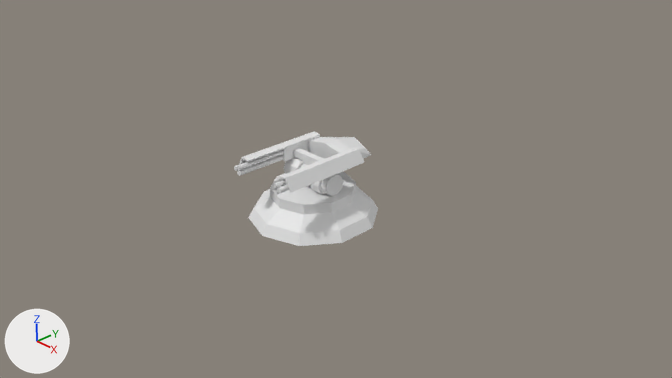
The Blender file Project-LeftKnut/Assets/Models/turrent.blend: old version first, new version second.
Before and after are seen from the file's camera 'Camera'. Arrows for +X, +Y and +Z are at lower left; the lights stay in place.

The first picture shows 'Platform', 'Turrent'.
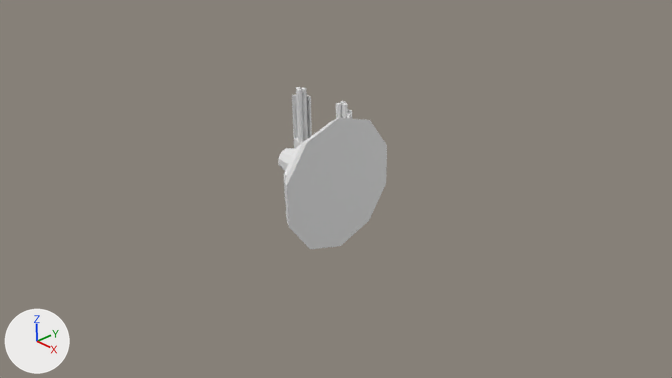
Where the newer file only moved an object's origin or applied its transform, the numbers keep the older frame.

Diff of the bpy script that builds the scene:
```diff
--- a/Project-LeftKnut/Assets/Models/turrent.blend.py
+++ b/Project-LeftKnut/Assets/Models/turrent.blend.py
@@ me_cylinder_002 @@
 # used by ob_turrent; location = (0.0, 0.0, 0.65); rotation_euler = (1.571, 3.456, 1.571), in degrees (90, 198, 90); scale = (0.169, 0.166, 0.48)
-me_cylinder_002.from_pydata(...)  # 404 vertices, 348 faces; spans x -4.62..6.49, y -3.73..1.23, z -2.61..2.61
+me_cylinder_002.from_pydata(...)  # 398 vertices, 348 faces; spans x -1.26..1.26, y -0.19..0.48, z -0.87..1.04
+# me_cylinder_002 part 2: the loose piece of 170 vertices spanning x -1.17..1.17, y -1.93..1.23, z -1.0..1.0 is multiplied about the mesh origin by the matrix ((0.0, 0.0, 0.48), (0.052, -0.158, 0.0), (0.161, 0.051, 0.0))
+# me_cylinder_002 part 3: a new loose piece, a 10-sided cylinder along z spanning x -0.453..-0.379, y 0.199..0.275, z -0.004..1.039
+# me_cylinder_002 part 4: the loose piece of 30 vertices spanning x 0.43..6.42, y -1.87..0.51, z 0.94..1.09 is multiplied about the mesh origin by the matrix ((0.0, 0.0, -0.48), (0.052, -0.158, 0.0), (0.161, 0.051, 0.0))
+# me_cylinder_002 part 5: a new loose piece, a 10-sided cylinder along z spanning x -0.45..-0.376, y 0.287..0.363, z -0.004..1.039
+# me_cylinder_002 part 6: a new loose piece, a 10-sided cylinder along z spanning x 0.379..0.453, y 0.199..0.275, z -0.004..1.039
+# me_cylinder_002 part 7: the loose piece of 30 vertices spanning x 0.43..6.42, y -1.87..0.51, z -1.09..-0.94 is multiplied about the mesh origin by the matrix ((0.0, 0.0, -0.48), (0.052, -0.158, 0.0), (0.161, 0.051, 0.0))
+# me_cylinder_002 part 8: a new loose piece of 86 vertices spanning x -0.6..0.6, y 0.13..0.45, z -0.87..0.91
+# me_cylinder_002 part 9: the loose piece of 20 vertices spanning x 0.34..6.33, y -1.59..0.79, z -0.94..-0.79 is deleted
+# me_cylinder_002 part 10: 154 vertices removed from x -4.62..6.49, y -3.73..0.79, z -2.61..2.61; 1 vertex added at x 1.26, y 0.48, z 0.0
@@ me_cylinder_001 @@
 me_cylinder_001.from_pydata(...)  # 50 vertices, 42 faces; spans x -0.95..0.95, y -1.0..1.0, z -1.0..-0.52
 # used by ob_platform; location = (0.0, 0.0, 1.01)
+# me_cylinder_001 part 1: the whole mesh is multiplied about its middle by the matrix ((0.0, 0.0, -1.0), (-1.0, 0.0, 0.0), (0.0, 1.0, 0.0)), then moved by (0.51, -0.16, 0.56)
@@ ob_turrent @@
 ob_turrent = bpy.data.objects.new('Turrent', me_cylinder_002)
-ob_turrent.location = (0.0, 0.0, 0.65)
-ob_turrent.rotation_euler = (1.571, 3.456, 1.571)  # degrees (90, 198, 90)
-ob_turrent.scale = (0.169, 0.166, 0.48)
+ob_turrent.location = (0.08, -0.16, 0.85)
```

Boxes (x1, y1, x2, y2) around the edits, measured in the pictures (672 x 378 px; the box of a moved part takes in the faces that stretch with it):
'Platform', reshaped (21% narrower, 76% taller)
    before: (248, 172, 378, 246)
    after: (284, 118, 387, 249)
'Turrent', reshaped, moved, turned, rescaled
    before: (234, 131, 371, 196)
    after: (278, 87, 352, 172)
part 2 of me_cylinder_002, moved or reshaped
    before: (284, 148, 343, 196)
    after: (278, 148, 296, 172)
part 3 of me_cylinder_002, added
    after: (296, 89, 303, 142)
part 4 of me_cylinder_002, moved or reshaped
    before: (277, 184, 289, 193)
    after: (296, 87, 301, 136)
part 5 of me_cylinder_002, added
    after: (301, 88, 308, 140)
part 6 of me_cylinder_002, added
    after: (336, 103, 341, 119)
part 7 of me_cylinder_002, moved or reshaped
    before: (234, 163, 243, 171)
    after: (342, 103, 347, 118)
part 8 of me_cylinder_002, added
    after: (292, 95, 352, 148)
part 9 of me_cylinder_002, deleted
    before: (237, 155, 284, 176)
part 10 of me_cylinder_002, cut back
    before: (237, 131, 371, 195)
